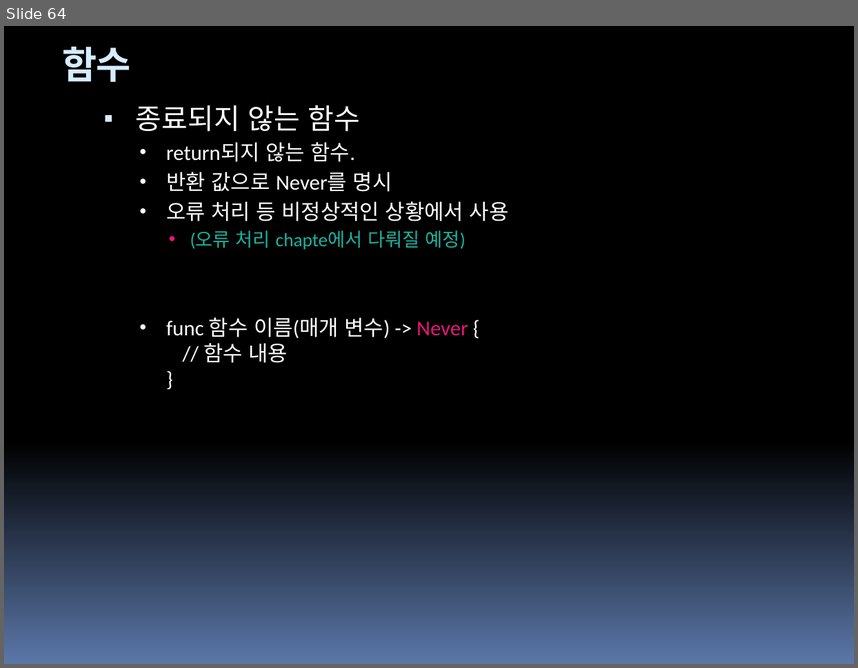
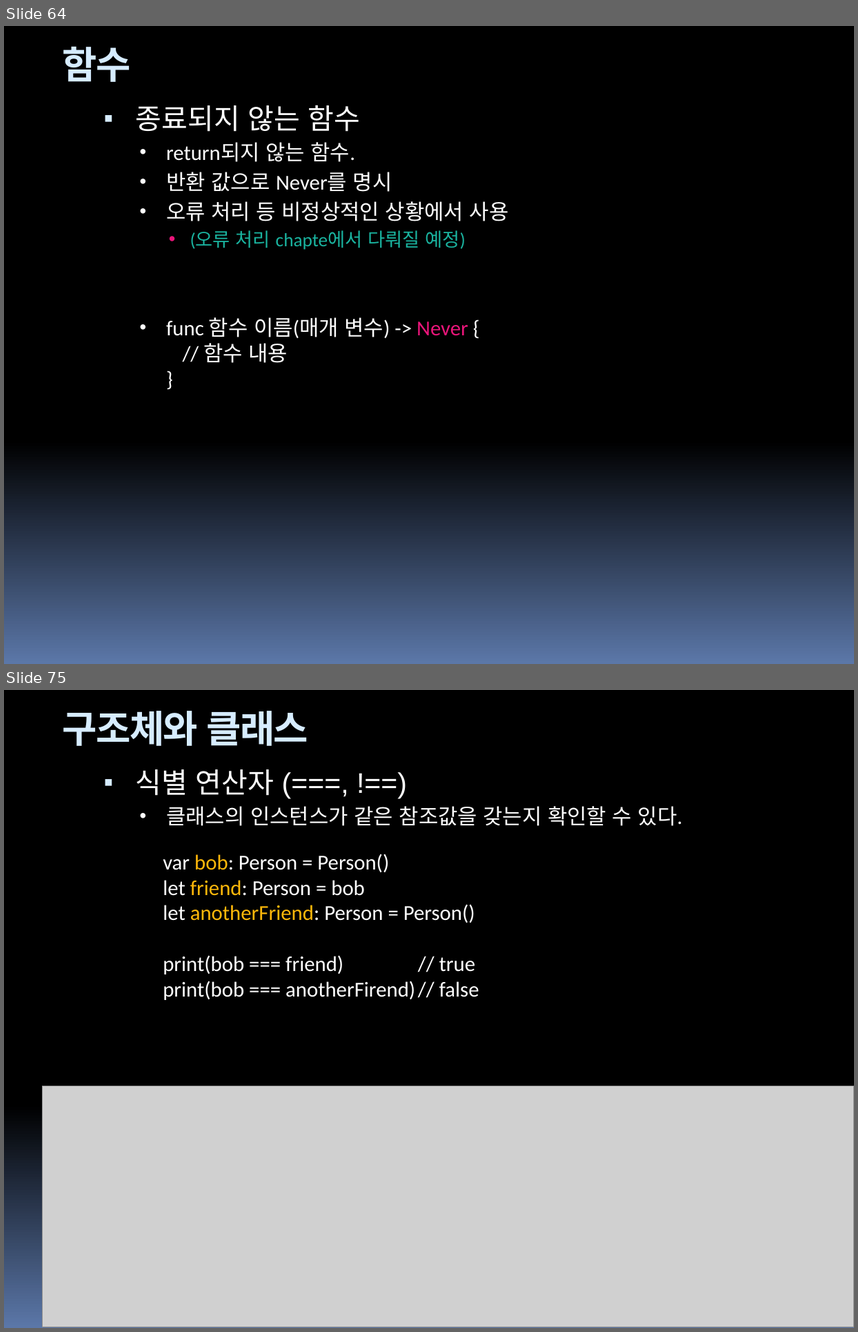
Before and after one commit to hounga13/helloSwift, a slide deck: Swift세미나자료.pptx. Shown one above the other, each under a label of ours: slide 64 before the commit, slides 64 and 75 after it; the slides between them are not shown. The pictures are 858x668 and 858x1332 pixels, drawn with LibreOffice and Linux fonts; fonts in the diff are those of the drawing; grey boxes stand for pictures. Boxes give left, top, right and bottom in pixels: in the first picture for what was removed or moved away, otherwise in the second. Text is boxed around its words. In the diff, an @@ line names an element or a change of style, - is before the commit and + after.

```diff
--- a/Swift세미나자료.pptx
+++ b/Swift세미나자료.pptx
@@ slide 75 added at <box>4,690,854,1328</box>, background gradient #000000 to #5B77A8; not listed: 4 template elements that a slide beside it also shows @@
@@ title added at <box>63,711,308,746</box>, 32 pt, text #D6ECFF, bold @@
+구조체와 클래스
@@ text added at <box>136,769,682,826</box>, 18 pt, text #FFFFFF @@
+▪ 식별 연산자 (===, !==)
+  • 클래스의 인스턴스가 같은 참조값을 갖는지 확인할 수 있다.
@@ text added at <box>163,854,479,1000</box>, 18 pt, text #FFFFFF @@
+var bob: Person = Person()
+let friend: Person = bob
+let anotherFriend: Person = Person()
+print(bob === friend) // true
+print(bob === anotherFirend) // false
@@ picture added at <box>42,1085,854,1326</box> @@
```
Also in this commit, not shown: 10 other slides added, 2 other files.
